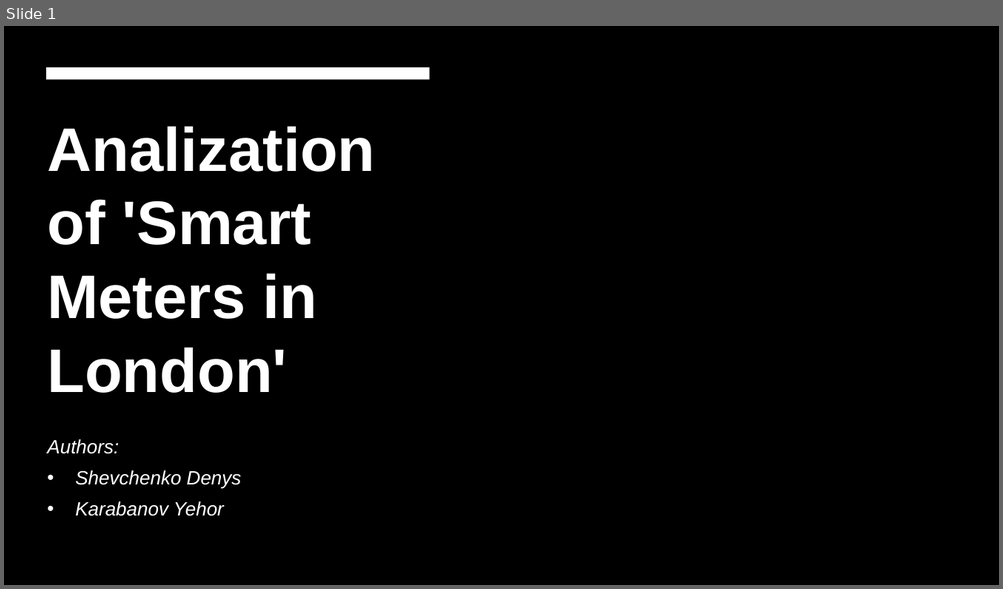
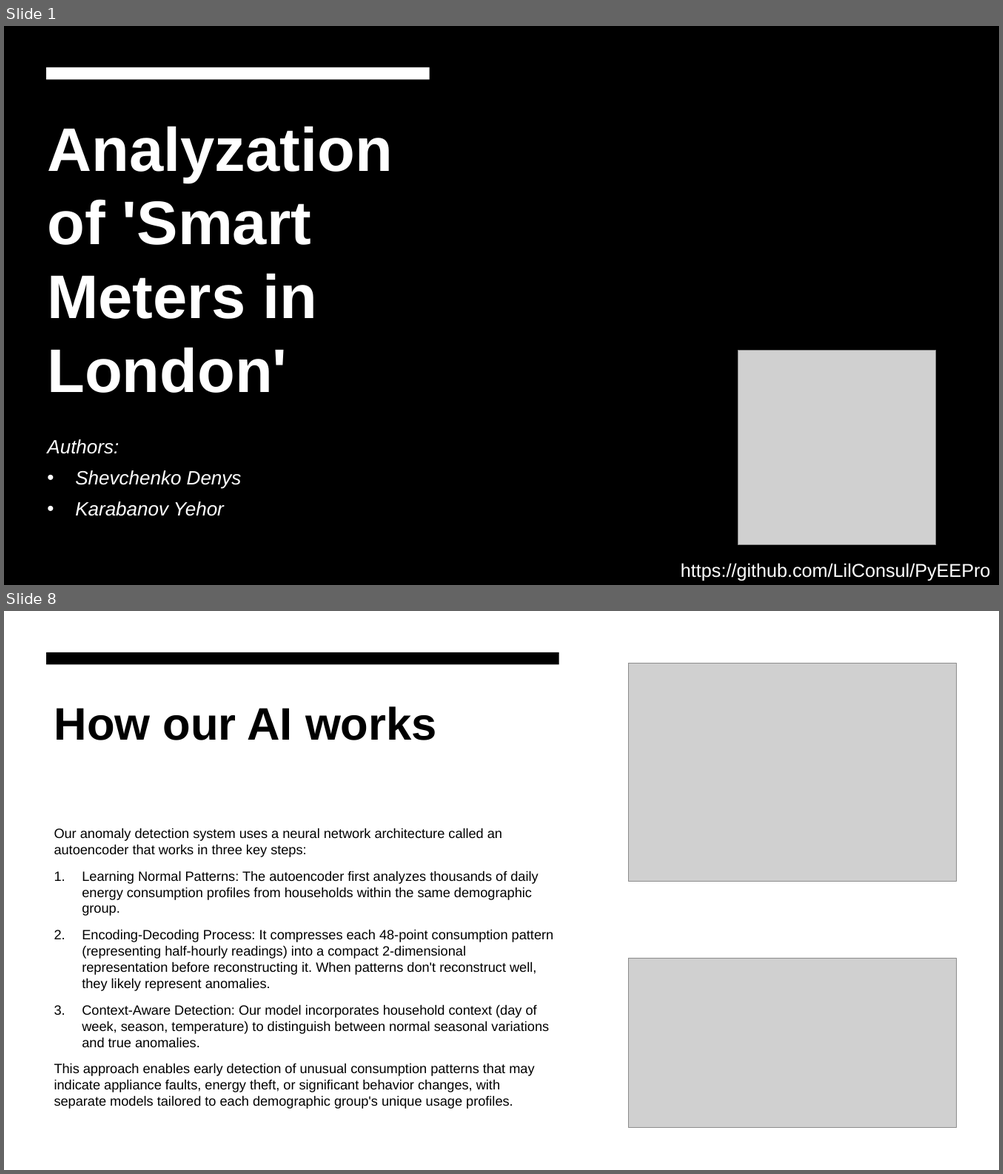
Before and after one commit to LilConsul/PyEEPro, a slide deck: docs/Analization of 'Smart Meters in London'.pptx. Shown one above the other, each under a label of ours: slide 1 before the commit, slides 1 and 8 after it; the slides between them are not shown. The pictures are 1003x589 and 1003x1174 pixels, drawn with LibreOffice and Linux fonts; fonts in the diff are those of the drawing; grey boxes stand for pictures; background and template pictures are left out. Boxes give left, top, right and bottom in pixels: in the first picture for what was removed or moved away, otherwise in the second. Text is boxed around its words. In the diff, an @@ line names an element or a change of style, - is before the commit and + after.

```diff
--- a/docs/Analization of 'Smart Meters in London'.pptx
+++ b/docs/Analization of 'Smart Meters in London'.pptx
@@ slide 8 added at [4,611,999,1170], background #FFFFFF @@
@@ rectangle added at [4,611,999,1170], fill #FFFFFF @@
@@ rectangle added at [46,652,559,665], fill #000000 @@
@@ picture added at [629,664,956,882] @@
@@ title added at [54,706,437,741], 44 pt, text #000000, bold @@
+How our AI works
@@ text added at [54,828,554,1109], 13 pt, text #000000 @@
+Our anomaly detection system uses a neural network architecture called an autoencoder that works in three key steps:
+1. Learning Normal Patterns: The autoencoder first analyzes thousands of daily energy consumption profiles from households within the same demographic group.
+2. Encoding-Decoding Process: It compresses each 48-point consumption pattern (representing half-hourly readings) into a compact 2-dimensional representation before reconstructing it. When patterns don't reconstruct well, they likely represent anomalies.
+3. Context-Aware Detection: Our model incorporates household context (day of week, season, temperature) to distinguish between normal seasonal variations and true anomalies.
+This approach enables early detection of unusual consumption patterns that may indicate appliance faults, energy theft, or significant behavior changes, with separate models tailored to each demographic group's unique usage profiles.
@@ picture added at [629,959,956,1128] @@
@@ slide 1 changed as well @@
@@ title at [47,126,392,393]: text changed @@
-Analization of 'Smart Meters in London'
+Analyzation of 'Smart Meters in London'
@@ picture added at [738,351,936,546] @@
@@ text added at [680,563,990,582], 18 pt, text #FFFFFF @@
+https://github.com/LilConsul/PyEEPro
```
Also in this commit, not shown: 8 other slides added, 7 slides removed.
